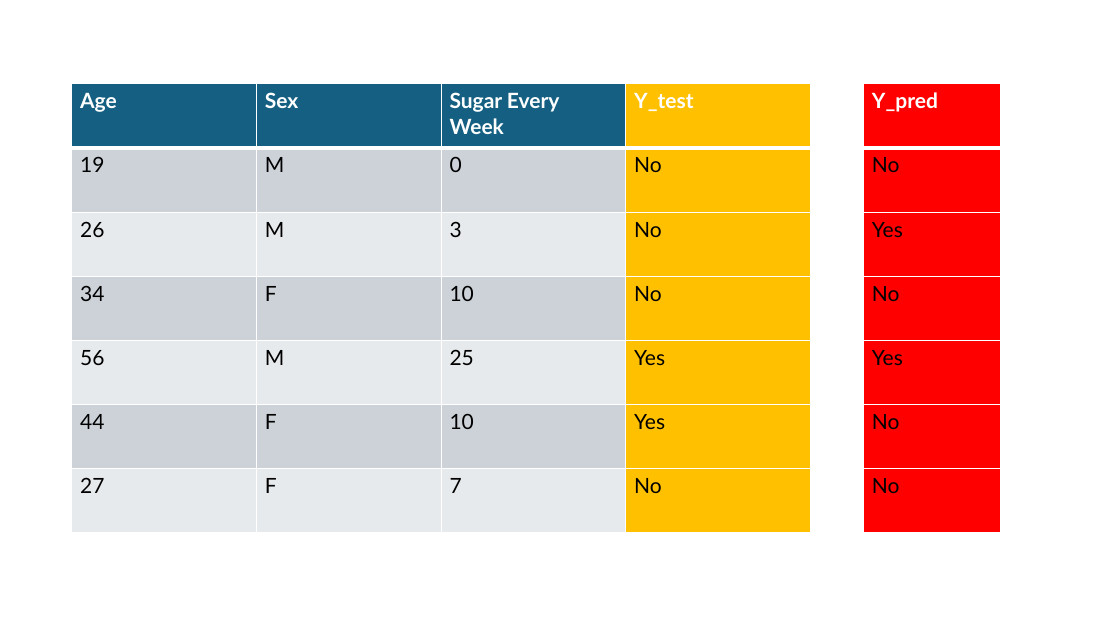
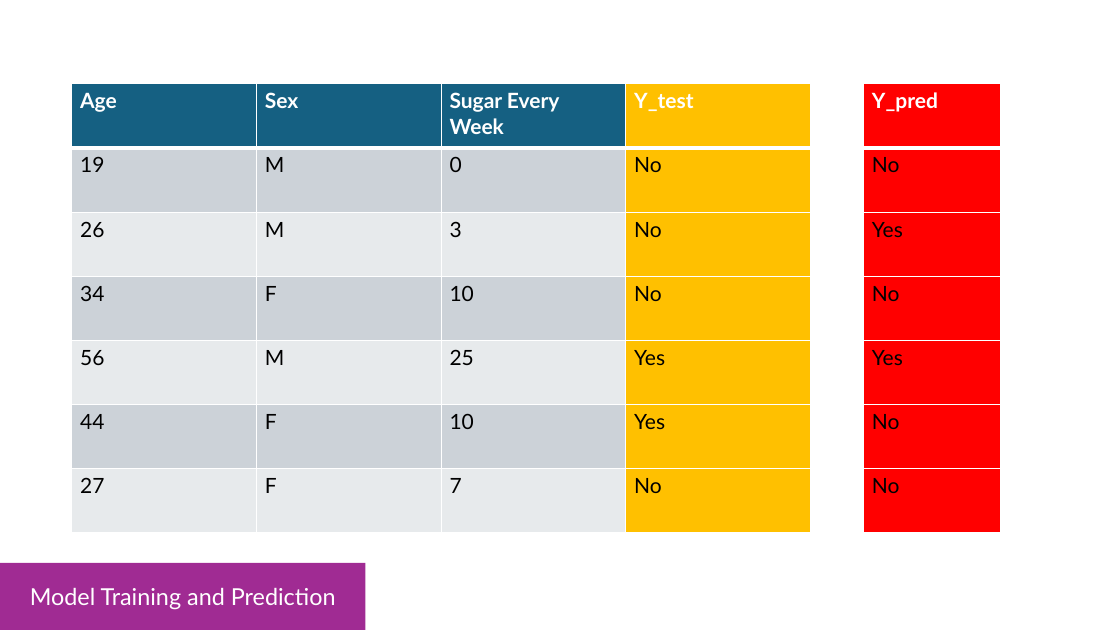
Before and after one commit to aitechinstitute/int-ai-ds-25-08-course-materials-all-int-ai-ds-25-08-template, a slide deck: slide 12 of week_7/slides/amir_sketching_train_test_split.pptx (slide 11 before the commit). Drawn at 1120x630 pixels with LibreOffice and Linux fonts; fonts in the diff are those of the drawing. Boxes give left, top, right and bottom in pixels: in the first picture for what was removed or moved away, otherwise in the second. Text is boxed around its words. In the diff, an @@ line names an element or a change of style, - is before the commit and + after.

```diff
--- a/week_7/slides/amir_sketching_train_test_split.pptx
+++ b/week_7/slides/amir_sketching_train_test_split.pptx
@@ rectangle added at (x1=0, y1=563, x2=365, y2=630), fill #A02B93, 20 pt, text #FFFFFF @@
+Model Training and Prediction
```
Also in this commit, not shown: 12 other slides changed, 8 slides added, 1 slide removed.
